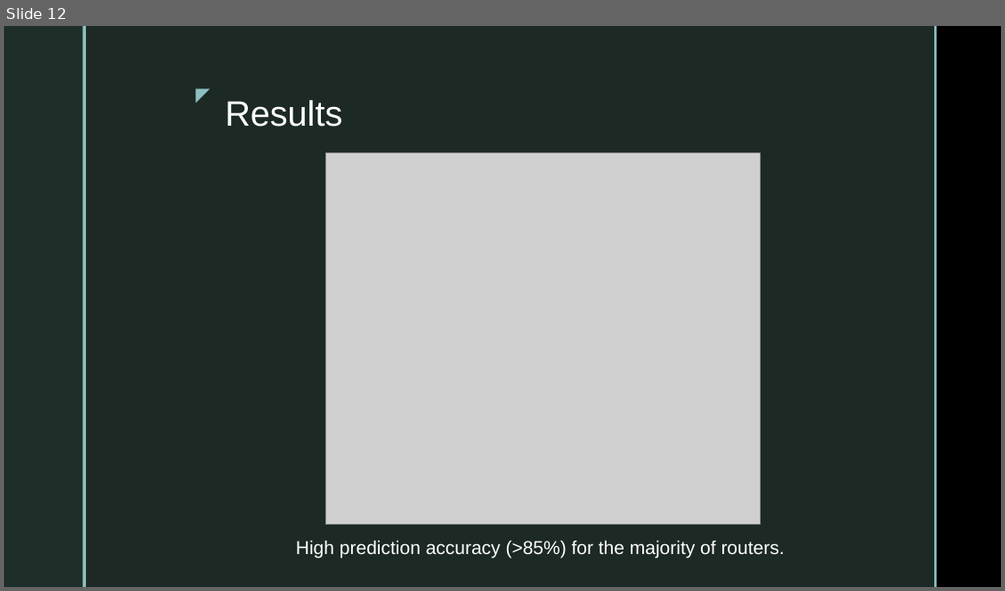
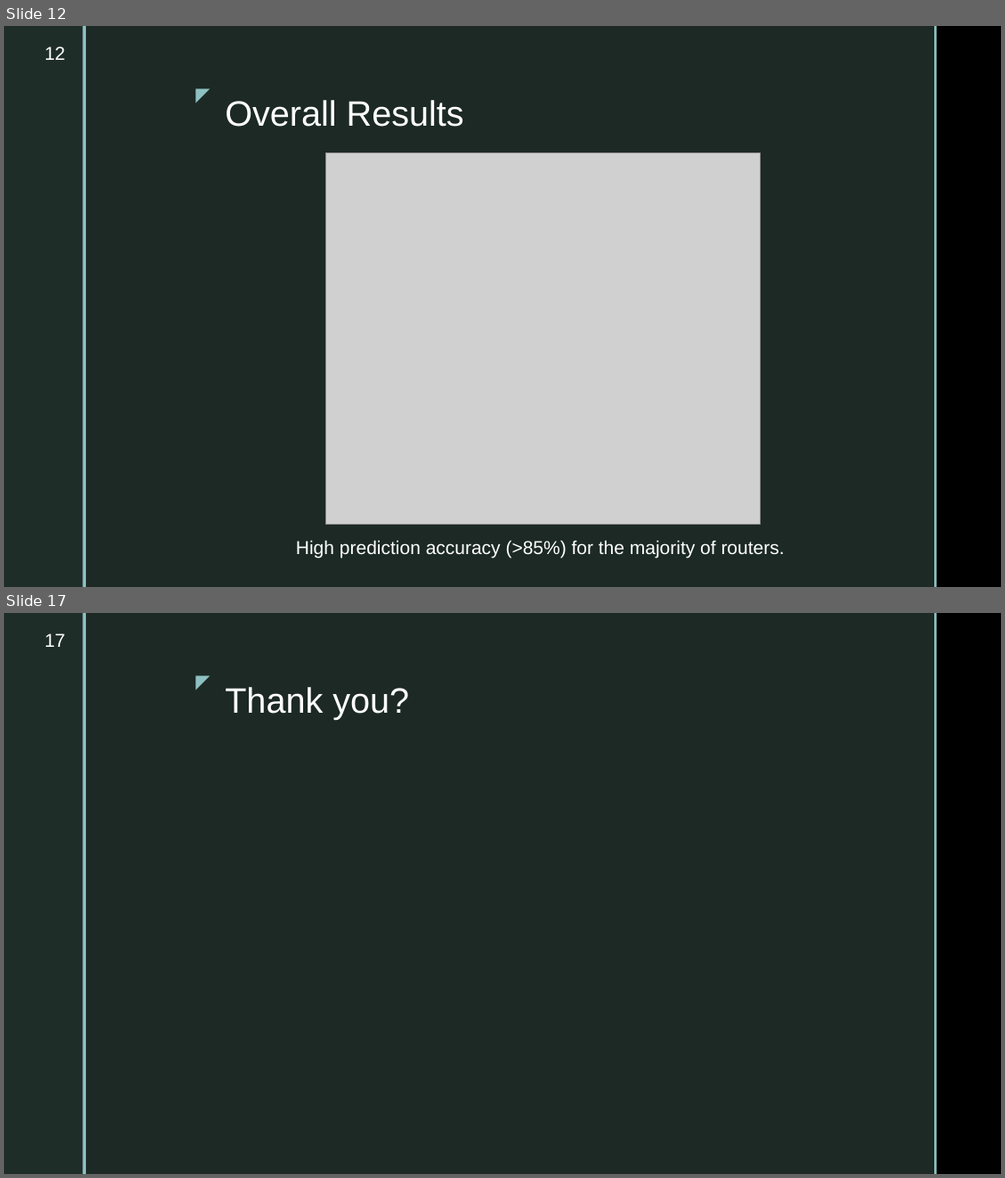
Before and after one commit to ahsanMah/config-completion, a slide deck: Final Presentation.pptx. Shown one above the other, each under a label of ours: slide 12 before the commit, slides 12 and 17 after it; the slides between them are not shown. The pictures are 1005x591 and 1005x1178 pixels, drawn with LibreOffice and Linux fonts; fonts in the diff are those of the drawing; grey boxes stand for pictures; background and template pictures are left out. Boxes give left, top, right and bottom in pixels: in the first picture for what was removed or moved away, otherwise in the second. Text is boxed around its words. In the diff, an @@ line names an element or a change of style, - is before the commit and + after.

```diff
--- a/Final Presentation.pptx
+++ b/Final Presentation.pptx
@@ slide 17 added at bbox=[4, 613, 1001, 1174], background picture (left out); not listed: 5 template elements that a slide beside it also shows @@
@@ page number added at bbox=[45, 633, 65, 647], 18 pt, text #FFFFFF @@
+17
@@ title added at bbox=[225, 687, 409, 720], 34 pt, text #FFFFFF @@
+Thank you?
@@ slide 12 changed as well @@
@@ page number added at bbox=[45, 46, 65, 60], 18 pt, text #FFFFFF @@
+12
@@ title at bbox=[225, 100, 464, 127]: text changed @@
-Results
+Overall Results
```
Also in this commit, not shown: 9 other slides changed, 7 other slides added, 5 slides removed, 18 other files.
